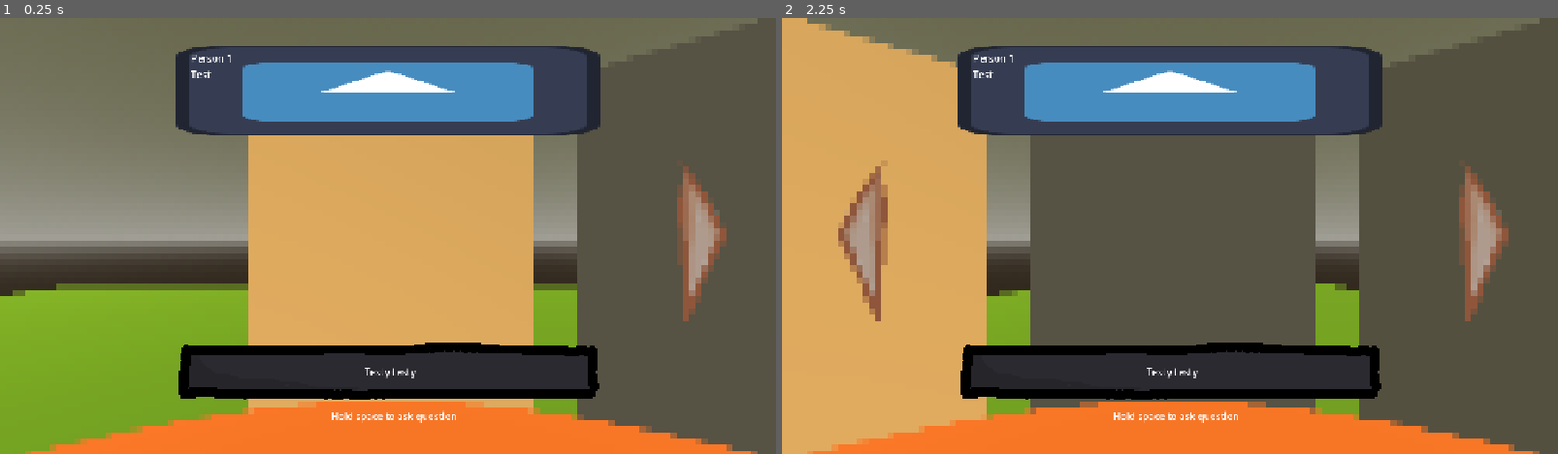
Above: before the commit, frames 1-2 (left to right).
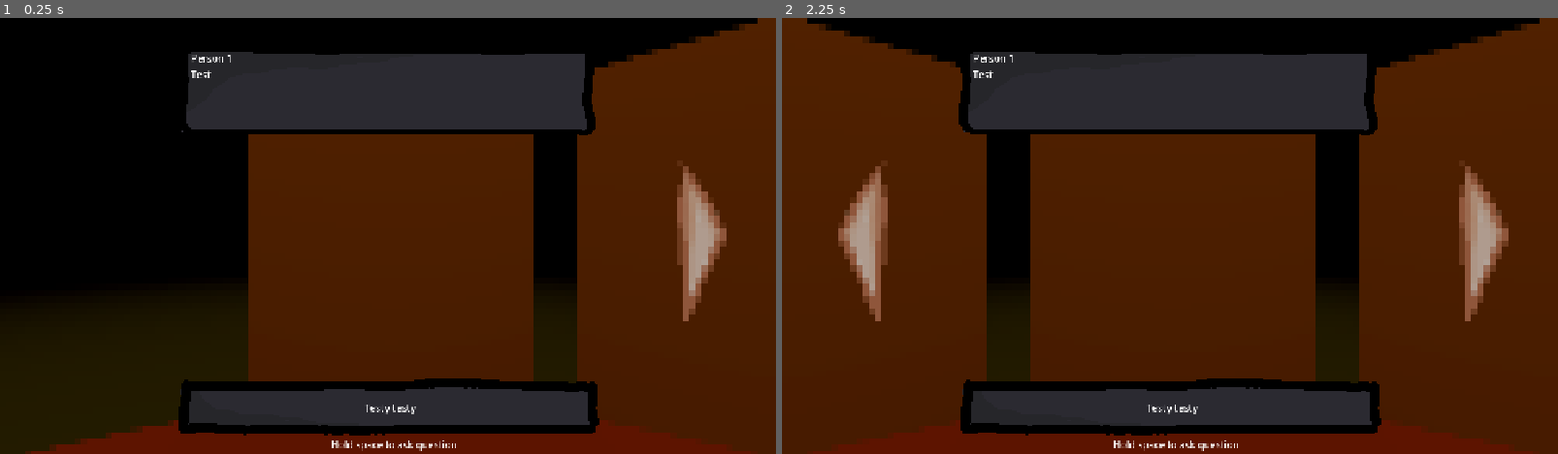
Above: after the commit, the same moments.

Repository: Caz080/AfterFall
Game: Godot game, scene res://Assets/Scenes/game.tscn
The game is run twice, just before and just after one commit, with the same random seed, the same clock (stepped at 60 frames per second) and the same inputs. The engine's default icon, where the game draws it, is replaced by a stand-in: a white triangle on a blue panel in a dark square.
Inputs (mouse positions are in pixels of both pictures, inside the frame that each line leads up to):
- Up to frame 1 (0.25 s): no input
- Up to frame 2 (2.25 s): click (1480, 236) at 0.5 s; click (859, 236) at 1.25 s; tap Enter (ui_accept) at 2 s; hold Right (move_right) from 2.03 s (still down); hold Space (push_to_talk) from 2.03 s (still down)

The runs differ from the first frame. In frame 1, 98% of the frame differs, in the area x 0-100%, y 0-100%; in frame 2, 97%.

Commit message:
Main scene update

Diff:
--- a/projectreal/Assets/Scenes/game.tscn
+++ b/projectreal/Assets/Scenes/game.tscn
@@ -3,31 +3,38 @@
 [ext_resource type="Script" uid="uid://dsoc0m1ywrfj2" path="res://Assets/Scripts/gameHandler.gd" id="1_nbu75"]
 [ext_resource type="PackedScene" uid="uid://0top1llg5dn" path="res://Assets/npc_model.tscn" id="2_lcp10"]
 [ext_resource type="PackedScene" uid="uid://co3mlqsngtq0" path="res://Assets/Player.tscn" id="2_pfbgl"]
-[ext_resource type="Texture2D" uid="uid://dwv1lhodrc2p7" path="res://icon.svg" id="4_of3jj"]
 [ext_resource type="Shader" uid="uid://drf1xmg6e2cik" path="res://Assets/Shaders/Pixel.gdshader" id="4_pb48a"]
 [ext_resource type="Script" uid="uid://dxs1ltrud5yxp" path="res://text_anim.gd" id="5_fw1vi"]
+[ext_resource type="Texture2D" uid="uid://clvd4ns1v0xwi" path="res://Assets/Sprites/Sprite-dialoguebox.png" id="6_fw1vi"]
 [ext_resource type="Script" uid="uid://6t6x681ktu8" path="res://submitquestion.gd" id="6_tpq0m"]
 [ext_resource type="Texture2D" uid="uid://lj4l4q3uatic" path="res://Assets/Sprites/Sprite-textbox.png" id="7_fw1vi"]
 
-[sub_resource type="ProceduralSkyMaterial" id="ProceduralSkyMaterial_pfbgl"]
+[sub_resource type="ProceduralSkyMaterial" id="ProceduralSkyMaterial_fw1vi"]
 sky_top_color = Color(0.40601015, 0.40465045, 0.30130795, 1)
 sky_horizon_color = Color(0.6268463, 0.6187564, 0.58392084, 1)
 ground_horizon_color = Color(0.6268463, 0.6187564, 0.58392084, 1)
 
-[sub_resource type="Sky" id="Sky_lcp10"]
-sky_material = SubResource("ProceduralSkyMaterial_pfbgl")
-
-[sub_resource type="Environment" id="Environment_pb48a"]
-background_mode = 2
-sky = SubResource("Sky_lcp10")
+[sub_resource type="Sky" id="Sky_tpq0m"]
+sky_material = SubResource("ProceduralSkyMaterial_fw1vi")
+
+[sub_resource type="Environment" id="Environment_n7mev"]
+background_mode = 1
+sky = SubResource("Sky_tpq0m")
+ambient_light_energy = 0.0
 glow_enabled = true
+fog_light_color = Color(0.716318, 0.49574214, 0.29453328, 1)
+volumetric_fog_density = 0.2153
+volumetric_fog_albedo = Color(0.37109566, 0.22851092, 0.041652136, 1)
+
+[sub_resource type="StandardMaterial3D" id="StandardMaterial3D_tpq0m"]
+albedo_color = Color(0, 0, 0, 1)
 
 [sub_resource type="StandardMaterial3D" id="StandardMaterial3D_nbu75"]
 albedo_color = Color(0.33788916, 0.63171077, 0.33419406, 1)
 
 [sub_resource type="QuadMesh" id="QuadMesh_4kutc"]
 material = SubResource("StandardMaterial3D_nbu75")
-size = Vector2(10, 10)
+size = Vector2(25, 25)
 
 [sub_resource type="StandardMaterial3D" id="StandardMaterial3D_pfbgl"]
 albedo_color = Color(0.74641854, 0.47252178, 0.36837062, 1)
@@ -46,48 +53,53 @@
 script = ExtResource("1_nbu75")
 currentPlayer = NodePath("Player")
 
-[node name="NPC_5" parent="." unique_id=246952568 instance=ExtResource("2_lcp10")]
-transform = Transform3D(0.58778524, 0, -0.80901706, 0, 1, 0, 0.80901706, 0, 0.58778524, 1.4157798, -0.714, -1.028624)
-
-[node name="NPC_6" parent="." unique_id=718934892 instance=ExtResource("2_lcp10")]
-transform = Transform3D(1.3113416e-07, 0, -1, 0, 1, 0, 1, 0, 1.3113416e-07, 1.75, -0.714, -1.5298986e-07)
-
-[node name="NPC_4" parent="." unique_id=545007955 instance=ExtResource("2_lcp10")]
-transform = Transform3D(0.9510565, 0, -0.309017, 0, 1, 0, 0.309017, 0, 0.9510565, 0.5407798, -0.714, -1.6643488)
-
-[node name="NPC_3" parent="." unique_id=1097882623 instance=ExtResource("2_lcp10")]
-transform = Transform3D(0.95105654, 0, 0.309017, 0, 1, 0, -0.309017, 0, 0.95105654, -0.5407797, -0.714, -1.664349)
-
-[node name="NPC_2" parent="." unique_id=494081680 instance=ExtResource("2_lcp10")]
-transform = Transform3D(0.5877852, 0, 0.809017, 0, 1, 0, -0.809017, 0, 0.5877852, -1.4157797, -0.714, -1.0286242)
-
-[node name="NPC_1" parent="." unique_id=1528442881 instance=ExtResource("2_lcp10")]
-transform = Transform3D(-4.371139e-08, 0, 1, 0, 1, 0, -1, 0, -4.371139e-08, -1.75, -0.714, 0)
-
-[node name="WorldEnvironment" type="WorldEnvironment" parent="." unique_id=305657008]
-environment = SubResource("Environment_pb48a")
-
-[node name="DirectionalLight3D" type="DirectionalLight3D" parent="." unique_id=1919229276]
-transform = Transform3D(-0.8660254, -0.43301278, 0.25, 0, 0.49999997, 0.86602545, -0.50000006, 0.75, -0.43301266, 0, 0, 0)
-light_color = Color(0.9148778, 0.611044, 0.2176998, 1)
-shadow_enabled = true
+[node name="WorldEnvironment" type="WorldEnvironment" parent="." unique_id=1985300914]
+environment = SubResource("Environment_n7mev")
+
+[node name="CSGCombiner3D" type="CSGCombiner3D" parent="." unique_id=260341296]
+transform = Transform3D(25, 0, 0, 0, 7.5, 0, 0, 0, 25, 0, 3.55, 0)
+material_override = SubResource("StandardMaterial3D_tpq0m")
+
+[node name="OuterBox" type="CSGBox3D" parent="CSGCombiner3D" unique_id=1529281958]
+
+[node name="InnerBox" type="CSGBox3D" parent="CSGCombiner3D" unique_id=969245445]
+operation = 2
+size = Vector3(0.95, 0.95, 0.95)
 
 [node name="Floor" type="MeshInstance3D" parent="." unique_id=108490008]
 transform = Transform3D(1, 0, 0, 0, -4.371139e-08, 1, 0, -1, -4.371139e-08, 0, 0, 0)
 mesh = SubResource("QuadMesh_4kutc")
 
-[node name="MeshInstance3D" type="MeshInstance3D" parent="." unique_id=911669620]
+[node name="Table" type="MeshInstance3D" parent="." unique_id=911669620]
 transform = Transform3D(1, 0, 0, 0, 1, 0, 0, 0, 1, 0, 0.15, 0)
 mesh = SubResource("CylinderMesh_4kutc")
 
+[node name="NPC_5" parent="." unique_id=246952568 instance=ExtResource("2_lcp10")]
+transform = Transform3D(0.58778524, 0, -0.80901706, 0, 1, 0, 0.80901706, 0, 0.58778524, 1.4157798, -0.714, -1.028624)
+
+[node name="NPC_6" parent="." unique_id=718934892 instance=ExtResource("2_lcp10")]
+transform = Transform3D(1.3113416e-07, 0, -1, 0, 1, 0, 1, 0, 1.3113416e-07, 1.75, -0.714, -1.5298986e-07)
+
+[node name="NPC_4" parent="." unique_id=545007955 instance=ExtResource("2_lcp10")]
+transform = Transform3D(0.9510565, 0, -0.309017, 0, 1, 0, 0.309017, 0, 0.9510565, 0.5407798, -0.714, -1.6643488)
+
+[node name="NPC_3" parent="." unique_id=1097882623 instance=ExtResource("2_lcp10")]
+transform = Transform3D(0.95105654, 0, 0.309017, 0, 1, 0, -0.309017, 0, 0.95105654, -0.5407797, -0.714, -1.664349)
+
+[node name="NPC_2" parent="." unique_id=494081680 instance=ExtResource("2_lcp10")]
+transform = Transform3D(0.5877852, 0, 0.809017, 0, 1, 0, -0.809017, 0, 0.5877852, -1.4157797, -0.714, -1.0286242)
+
+[node name="NPC_1" parent="." unique_id=1528442881 instance=ExtResource("2_lcp10")]
+transform = Transform3D(-4.371139e-08, 0, 1, 0, 1, 0, -1, 0, -4.371139e-08, -1.75, -0.714, 0)
+
 [node name="Node3D" type="Node3D" parent="." unique_id=475442941]
 
 [node name="Node3D2" type="Node3D" parent="Node3D" unique_id=152608839]
 transform = Transform3D(1, 0, 0, 0, 1, 0, 0, 0, 1, -1.75, 0, 0)
 
-[node name="CanvasLayer" type="CanvasLayer" parent="." unique_id=1139144664]
-
-[node name="Shader" type="ColorRect" parent="CanvasLayer" unique_id=2028533094]
+[node name="gameUI" type="CanvasLayer" parent="." unique_id=1139144664]
+
+[node name="Shader" type="ColorRect" parent="gameUI" unique_id=2028533094]
 material = SubResource("ShaderMaterial_fw1vi")
 anchors_preset = 15
 anchor_right = 1.0
@@ -95,21 +107,21 @@
 grow_horizontal = 2
 grow_vertical = 2
 
-[node name="TextureRect" type="TextureRect" parent="CanvasLayer" unique_id=478212007]
+[node name="TextureRect" type="TextureRect" parent="gameUI" unique_id=478212007]
 anchors_preset = 7
 anchor_left = 0.5
 anchor_top = 1.0
 anchor_right = 0.5
 anchor_bottom = 1.0
 offset_left = -350.0
-offset_top = -188.995
+offset_top = -130.0
 offset_right = 350.0
-offset_bottom = -88.994995
+offset_bottom = -30.0
 grow_horizontal = 2
 grow_vertical = 0
 texture = ExtResource("7_fw1vi")
 
-[node name="Label" type="Label" parent="CanvasLayer/TextureRect" unique_id=1476721055]
+[node name="Label" type="Label" parent="gameUI/TextureRect" unique_id=1476721055]
 custom_maximum_size = Vector2(700, 400)
 layout_mode = 1
 anchors_preset = 15
@@ -126,22 +138,22 @@
 vertical_alignment = 1
 script = ExtResource("6_tpq0m")
 
-[node name="Label2" type="Label" parent="CanvasLayer/TextureRect" unique_id=966738129]
+[node name="Label2" type="Label" parent="gameUI/TextureRect" unique_id=966738129]
 layout_mode = 1
 anchors_preset = 12
 anchor_top = 1.0
 anchor_right = 1.0
 anchor_bottom = 1.0
 offset_left = 10.0
-offset_top = 14.915001
+offset_top = 2.5
 offset_right = 10.0
-offset_bottom = 37.915085
+offset_bottom = 25.500092
 grow_horizontal = 2
 grow_vertical = 0
 text = "Hold space to ask question"
 horizontal_alignment = 1
 
-[node name="Control" type="Control" parent="CanvasLayer" unique_id=1206419169]
+[node name="Control" type="Control" parent="gameUI" unique_id=1206419169]
 custom_maximum_size = Vector2(700, 150)
 layout_mode = 3
 anchors_preset = 10
@@ -152,16 +164,16 @@
 offset_bottom = 195.0
 grow_horizontal = 2
 
-[node name="NinePatchRect" type="NinePatchRect" parent="CanvasLayer/Control" unique_id=122913434]
-layout_mode = 1
-anchors_preset = 15
-anchor_right = 1.0
-anchor_bottom = 1.0
-grow_horizontal = 2
-grow_vertical = 2
-texture = ExtResource("4_of3jj")
-
-[node name="MarginContainer" type="MarginContainer" parent="CanvasLayer/Control" unique_id=2089184169]
+[node name="NinePatchRect" type="NinePatchRect" parent="gameUI/Control" unique_id=122913434]
+layout_mode = 1
+anchors_preset = 15
+anchor_right = 1.0
+anchor_bottom = 1.0
+grow_horizontal = 2
+grow_vertical = 2
+texture = ExtResource("6_fw1vi")
+
+[node name="MarginContainer" type="MarginContainer" parent="gameUI/Control" unique_id=2089184169]
 layout_mode = 1
 anchors_preset = 15
 anchor_right = 1.0
@@ -175,14 +187,14 @@
 theme_override_constants/margin_right = 25
 theme_override_constants/margin_bottom = 18
 
-[node name="VBoxContainer" type="VBoxContainer" parent="CanvasLayer/Control/MarginContainer" unique_id=1542628420]
-layout_mode = 2
-
-[node name="Person" type="Label" parent="CanvasLayer/Control/MarginContainer/VBoxContainer" unique_id=1975478449]
+[node name="VBoxContainer" type="VBoxContainer" parent="gameUI/Control/MarginContainer" unique_id=1542628420]
+layout_mode = 2
+
+[node name="Person" type="Label" parent="gameUI/Control/MarginContainer/VBoxContainer" unique_id=1975478449]
 layout_mode = 2
 text = "Person 1"
 
-[node name="Dialogue" type="RichTextLabel" parent="CanvasLayer/Control/MarginContainer/VBoxContainer" unique_id=451130029]
+[node name="Dialogue" type="RichTextLabel" parent="gameUI/Control/MarginContainer/VBoxContainer" unique_id=451130029]
 custom_minimum_size = Vector2(0, 85.33)
 layout_mode = 2
 bbcode_enabled = true
@@ -251,3 +263,10 @@
 [node name="Sprite2D" type="Sprite2D" parent="Player/Node2D/Node2D/CanvasLayer/Control2/MarginContainer/VBoxContainer" unique_id=2145271708]
 texture = ExtResource("7_fw1vi")
 centered = false
+
+[node name="SpotLight3D" type="SpotLight3D" parent="." unique_id=1616499183]
+transform = Transform3D(1, 0, 0, 0, -4.371139e-08, 1, 0, -1, -4.371139e-08, 0, 6.5229225, 0)
+light_color = Color(0.87261486, 0.42646247, 0.13746002, 1)
+light_energy = 2.206
+spot_range = 11.905716
+spot_angle = 59.02622
Not shown, added: projectreal/Assets/Sprites/Sprite-dialoguebox.png.import
